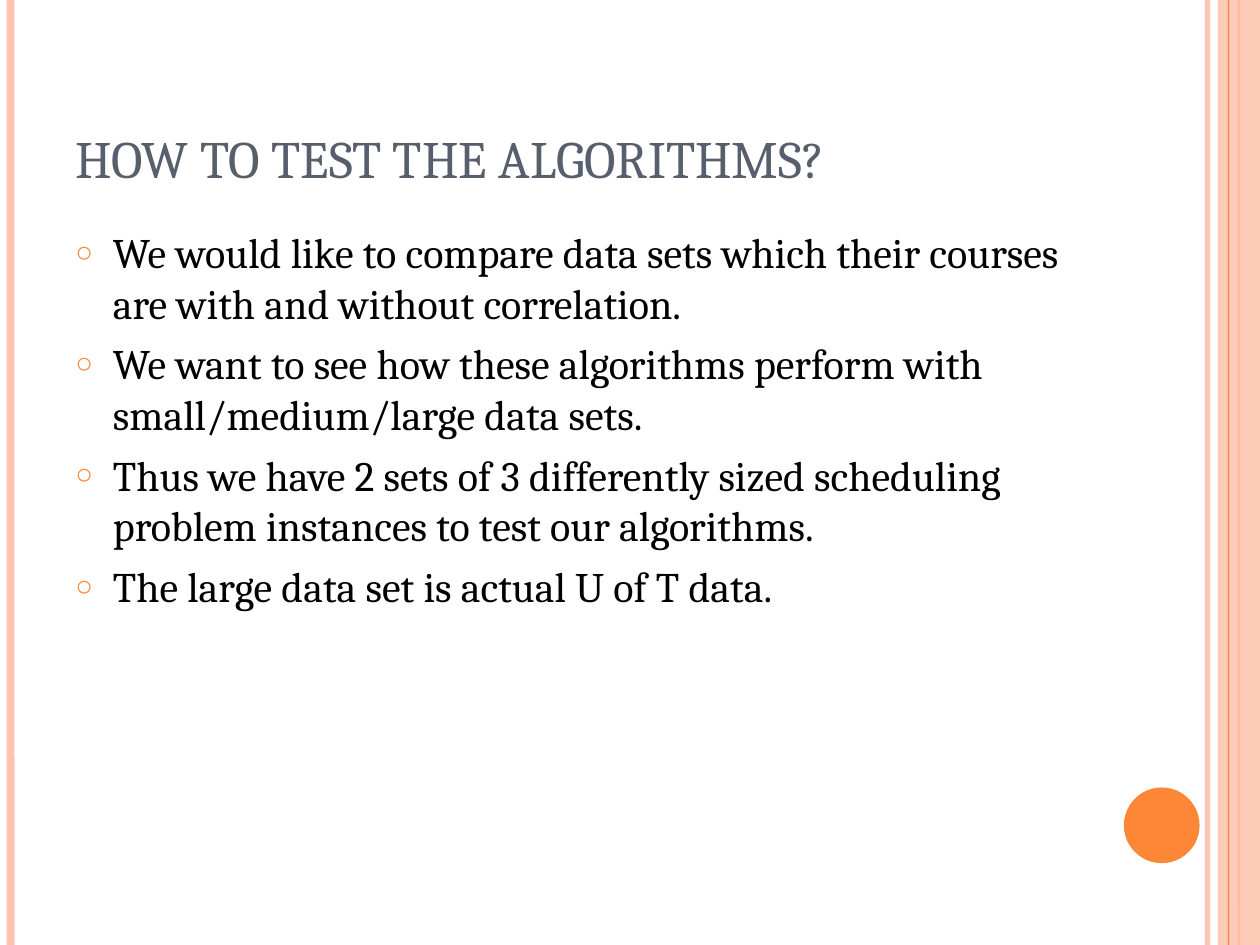
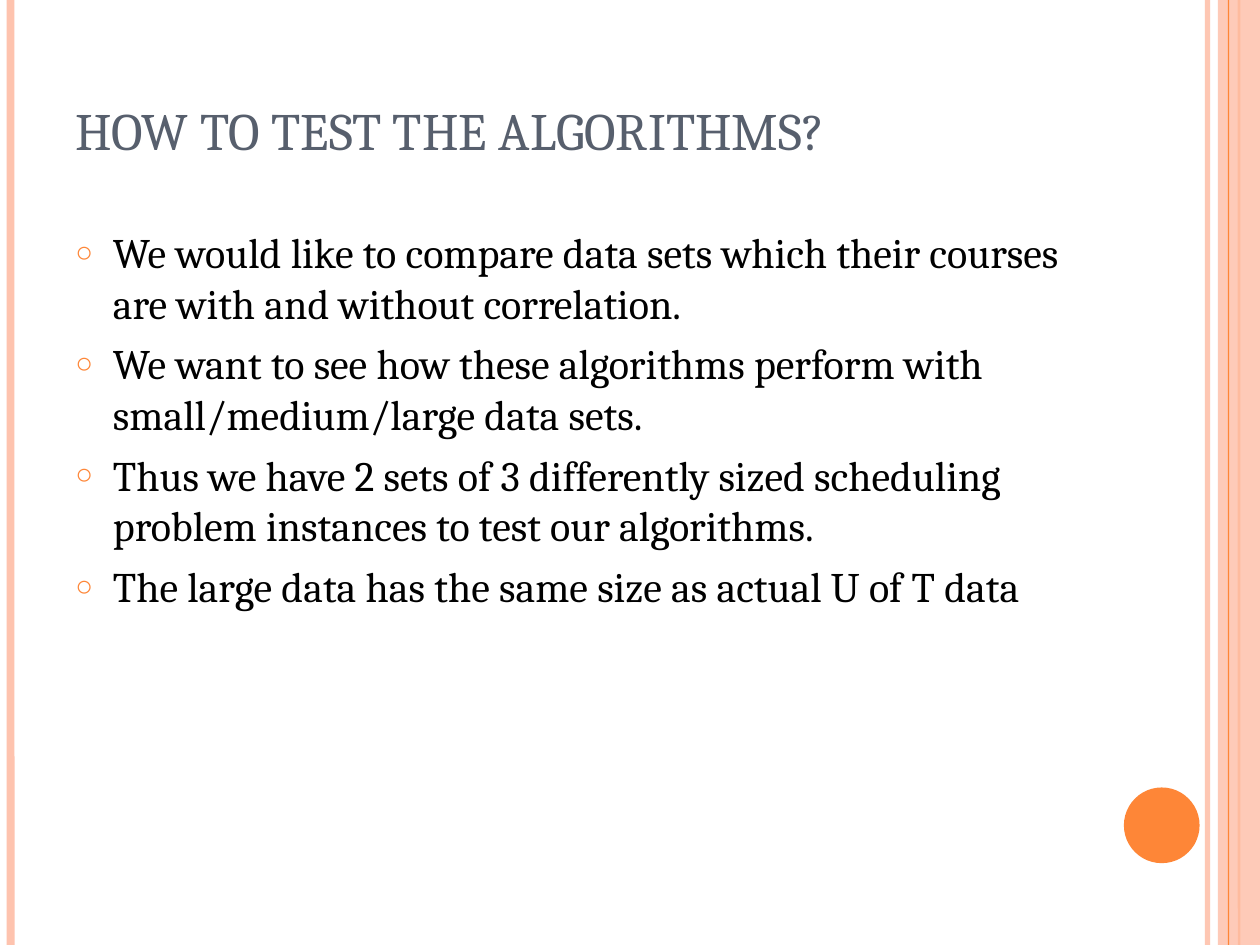
Before and after one commit to putrakoreng/csc384-genetic-algorithms-project, a slide deck: slide 8 of GA_TestBench/Data Files/presentation.ppt (slide 7 before the commit). Drawn at 1260x945 pixels with LibreOffice and Linux fonts; fonts in the diff are those of the drawing. Boxes give left, top, right and bottom in pixels: in the first picture for what was removed or moved away, otherwise in the second. Text is boxed around its words. In the diff, an @@ line names an element or a change of style, - is before the commit and + after.

```diff
--- a/GA_TestBench/Data Files/presentation.ppt
+++ b/GA_TestBench/Data Files/presentation.ppt
@@ title "HOW TO TEST THE ALGORITHMS?": place and size @@
-title "HOW TO TEST THE ALGORITHMS?" at (75,142,825,179)
+title "HOW TO TEST THE ALGORITHMS?" at (75,114,825,151)
@@ text at (113,572,1019,612): text changed @@
-○ The large data set is actual U of T data.
+○ The large data has the same size as actual U of T data
```
Also in this commit, not shown: 7 slides added, 3 slides removed, 3 other files.
